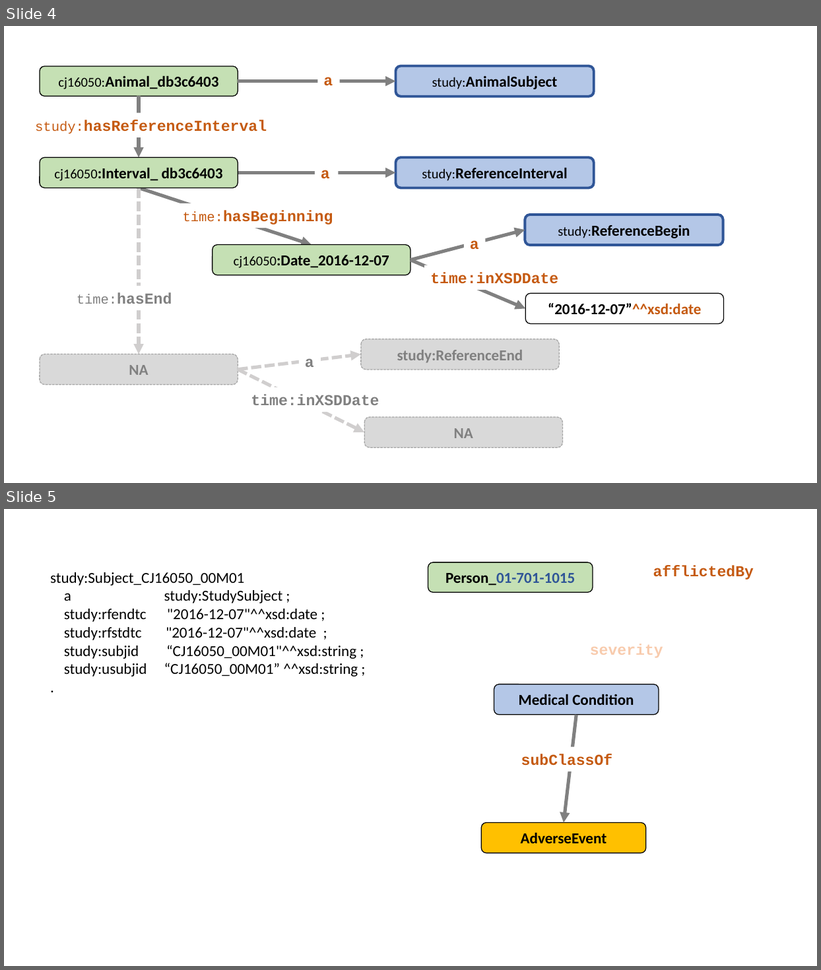
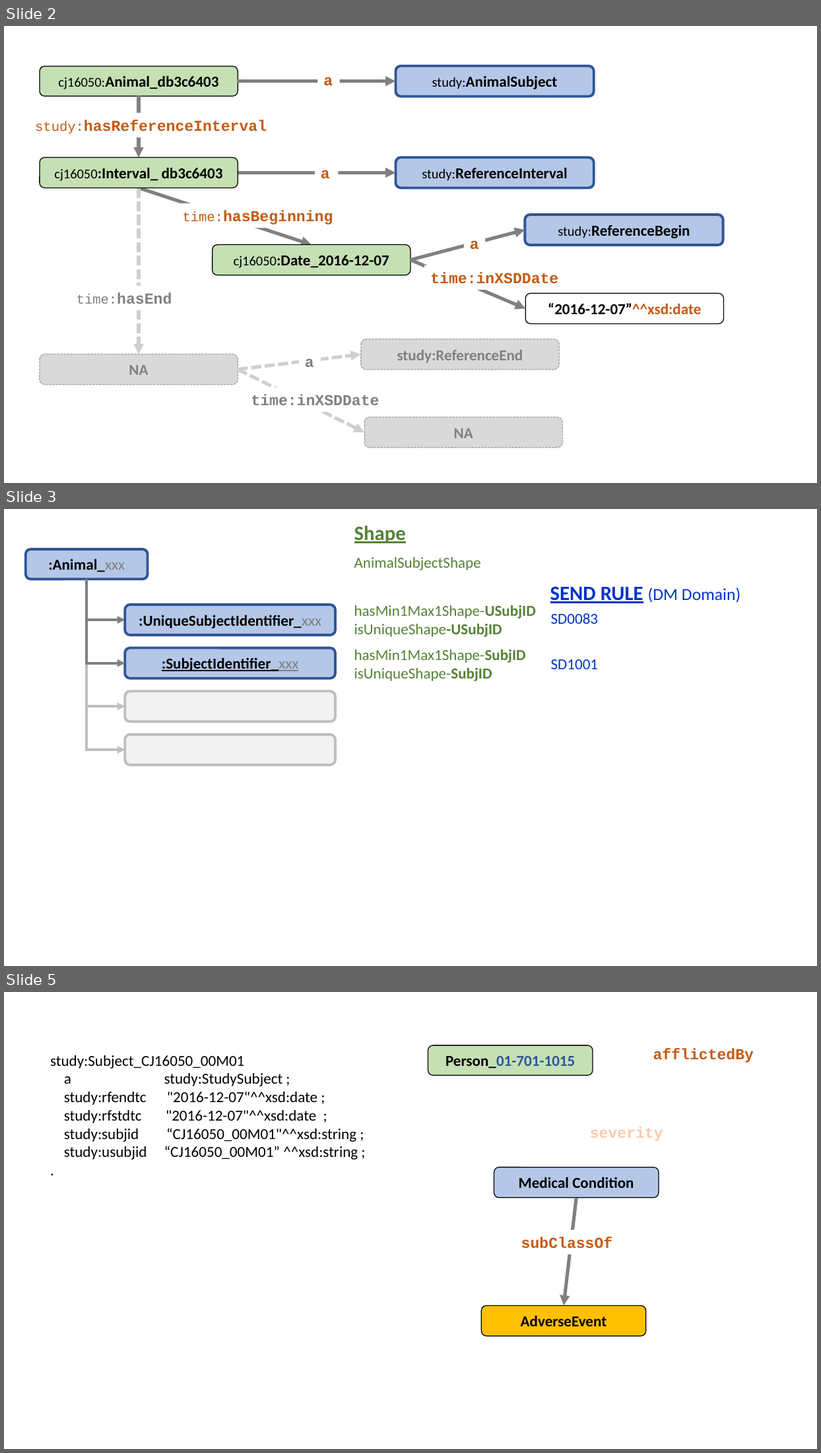
Before and after one commit to phuse-org/SENDConform, a slide deck: doc/images/ImageSources.pptx. Shown one above the other, each under a label of ours: slides 4 and 5 before the commit, slides 2, 3 and 5 after it; the slides between them are not shown. The pictures are 821x970 and 821x1453 pixels, drawn with LibreOffice and Linux fonts; fonts in the diff are those of the drawing. Boxes give left, top, right and bottom in pixels: in the first picture for what was removed or moved away, otherwise in the second. Text is boxed around its words. In the diff, an @@ line names an element or a change of style, - is before the commit and + after.

```diff
--- a/doc/images/ImageSources.pptx
+++ b/doc/images/ImageSources.pptx
@@ slide 3 added at (x1=4, y1=509, x2=817, y2=966), background #FFFFFF @@
@@ text added at (x1=354, y1=525, x2=406, y2=543), 24 pt, text #548235, bold, underline @@
+Shape
@@ rounded rectangle added at (x1=26, y1=549, x2=148, y2=579), fill #B4C7E7, outline #2F5597 3 pt, 18 pt, text #000000, bold @@
+:Animal_xxx
@@ text added at (x1=354, y1=557, x2=481, y2=570), 18 pt, text #548235 @@
+AnimalSubjectShape
@@ elbow arrow added from (87, 579) to (125, 706), #BFBFBF 3 pt @@
@@ elbow arrow added from (87, 579) to (125, 620), #808080 3 pt @@
@@ elbow arrow added from (87, 579) to (125, 750), #BFBFBF 3 pt @@
@@ elbow arrow added from (87, 579) to (125, 663), #808080 3 pt @@
@@ text added at (x1=550, y1=586, x2=741, y2=603), 20 pt, text #0033CC @@
+SEND RULE (DM Domain)
@@ rounded rectangle added at (x1=125, y1=605, x2=335, y2=635), fill #B4C7E7, outline #2F5597 3 pt, 18 pt, text #000000, bold @@
+:UniqueSubjectIdentifier_xxx
@@ text added at (x1=354, y1=605, x2=536, y2=637), 18 pt, text #548235 @@
+hasMin1Max1Shape-USubjID
+isUniqueShape-USubjID
@@ text added at (x1=551, y1=613, x2=599, y2=624), 18 pt, text #0033CC @@
+SD0083
@@ rounded rectangle added at (x1=125, y1=648, x2=335, y2=679), fill #B4C7E7, outline #2F5597 3 pt, 18 pt, text #000000, bold, underline @@
+:SubjectIdentifier_xxx
@@ text added at (x1=354, y1=649, x2=526, y2=681), 18 pt, text #548235 @@
+hasMin1Max1Shape-SubjID
+isUniqueShape-SubjID
@@ text added at (x1=551, y1=659, x2=599, y2=669), 18 pt, text #0033CC @@
+SD1001
@@ rounded rectangle added at (x1=125, y1=691, x2=335, y2=722), fill #F2F2F2, outline #BFBFBF 3 pt @@
@@ rounded rectangle added at (x1=125, y1=735, x2=335, y2=765), fill #F2F2F2, outline #BFBFBF 3 pt @@
@@ what was slide 4 is now slide 2 @@
```
Also in this commit, not shown: 2 other slides added, 11 other files.
